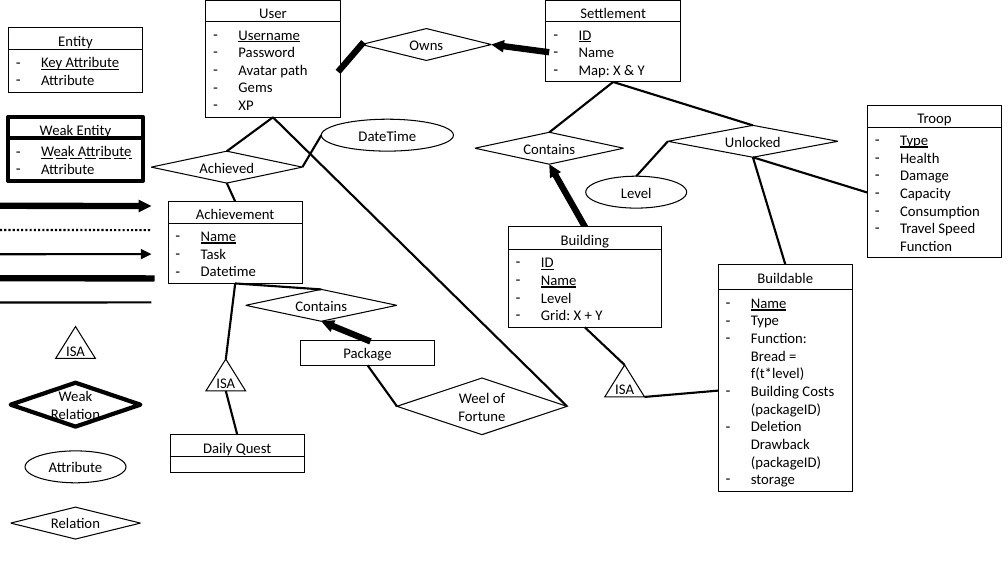
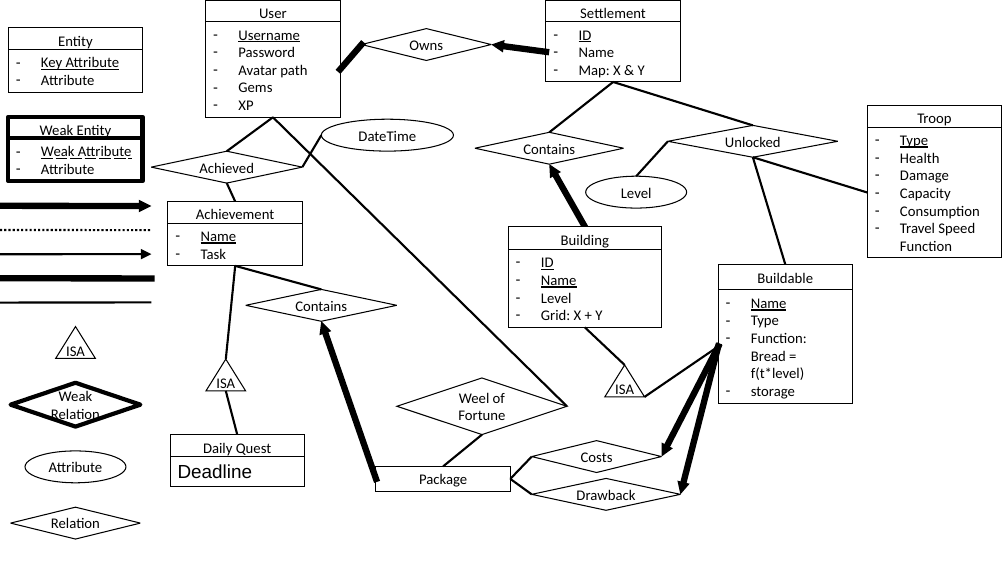
Before and after one commit to JeCheeseSmith/Clash-of-ppdb-s, a slide deck: slide 1 of documentation/Database Design.pptx. Drawn at 1008x567 pixels with LibreOffice and Linux fonts; fonts in the diff are those of the drawing; background and template pictures are left out. Boxes give left, top, right and bottom in pixels: in the first picture for what was removed or moved away, otherwise in the second. Text is boxed around its words. In the diff, an @@ line names an element or a change of style, - is before the commit and + after.

```diff
--- a/documentation/Database Design.pptx
+++ b/documentation/Database Design.pptx
@@ rectangle "Name": place and size @@
-rectangle "Name" at (168,223,302,284)
+rectangle "Name" at (168,223,302,266)
@@ text in rectangle at (201,266,256,276): paragraph removed @@
-– Datetime
@@ line moved from (226, 359) - (235, 284) to (226, 359) - (235, 266) @@
@@ line moved from (235, 284) - (321, 290) to (235, 266) - (321, 290) @@
@@ rectangle "Name": place and size @@
-rectangle "Name" at (718,290,853,492)
+rectangle "Name" at (718,290,853,403)
@@ arrow moved from (368, 340) - (321, 321) to (376, 479) - (321, 321) @@
@@ line moved from (645, 397) - (718, 391) to (645, 397) - (718, 346) @@
@@ arrow added from (718, 346) to (662, 457), #000000 6 pt @@
@@ arrow added from (718, 346) to (681, 495), #000000 6 pt @@
@@ text in rectangle at (751,385,834,470): paragraphs removed @@
-– Building Costs (packageID)
-– Deletion Drawback (packageID)
@@ line moved from (368, 365) - (397, 407) to (443, 467) - (482, 435) @@
@@ diamond added at (532,441,662,473), fill #FFFFFF, outline #000000 1 pt, 14 pt, text #000000 @@
+Costs
@@ rectangle removed at (170,457,305,473) @@
@@ rectangle added at (170,457,305,487), fill #FFFFFF, outline #000000 0 pt, 18 pt, text #000000 @@
+Deadline
@@ rectangle "Package": place and size @@
-rectangle "Package" at (300,340,435,365)
+rectangle "Package" at (376,467,510,492)
@@ line added from (532, 457) to (510, 479), #000000 2 pt @@
@@ line added from (532, 495) to (510, 479), #000000 2 pt @@
@@ diamond added at (532,479,681,510), fill #FFFFFF, outline #000000 1 pt, 14 pt, text #000000 @@
+Drawback
```
Also in this commit, not shown: 1 other slide changed.
